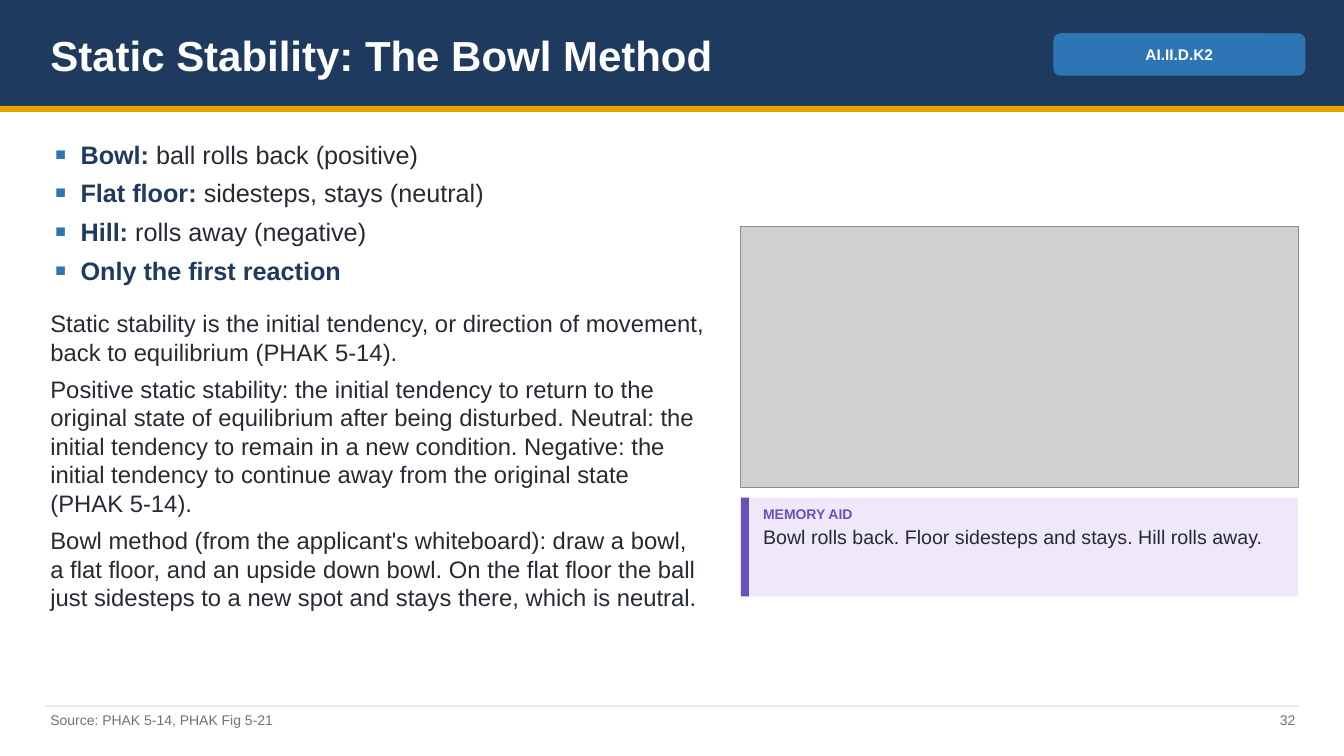
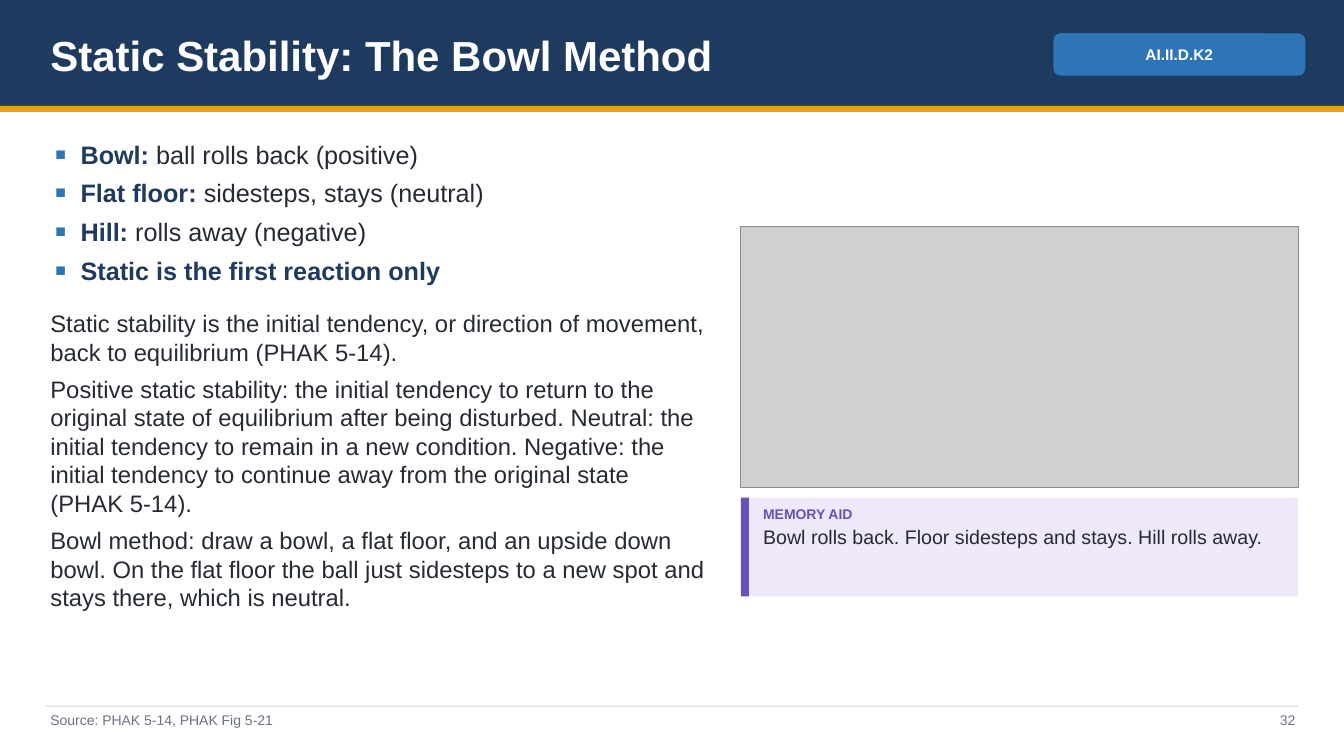
Before and after one commit to greenleeezekial1-glitch/Claude, a slide deck: slide 32 of Area II - Technical Subject Areas/II.D Principles of Flight - Slides.pptx. Drawn at 1344x756 pixels with LibreOffice and Linux fonts; fonts in the diff are those of the drawing; grey boxes stand for pictures. Boxes give left, top, right and bottom in pixels: in the first picture for what was removed or moved away, otherwise in the second. Text is boxed around its words. In the diff, an @@ line names an element or a change of style, - is before the commit and + after.

```diff
--- a/Area II - Technical Subject Areas/II.D Principles of Flight - Slides.pptx
+++ b/Area II - Technical Subject Areas/II.D Principles of Flight - Slides.pptx
@@ text at [81, 261, 440, 285]: text changed @@
-■ Only the first reaction
+■ Static is the first reaction only
@@ text at [50, 531, 704, 611]: text changed @@
-Bowl method (from the applicant's whiteboard): draw a bowl, a flat floor, and an upside down bowl. On the flat floor the ball just sidesteps to a new spot and stays there, which is neutral.
+Bowl method: draw a bowl, a flat floor, and an upside down bowl. On the flat floor the ball just sidesteps to a new spot and stays there, which is neutral.
```
Also in this commit, not shown: 31 other slides changed, 6 other files.
